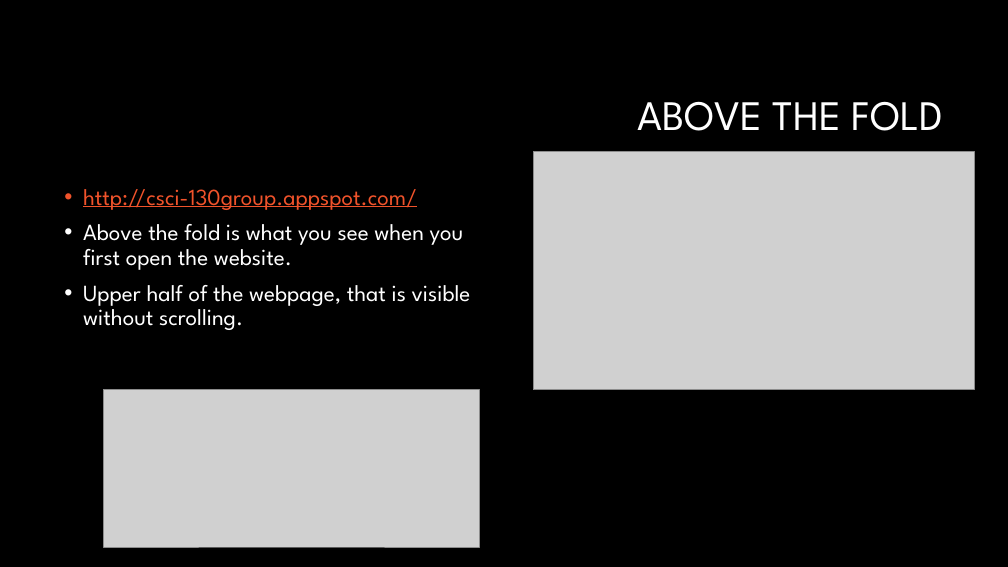
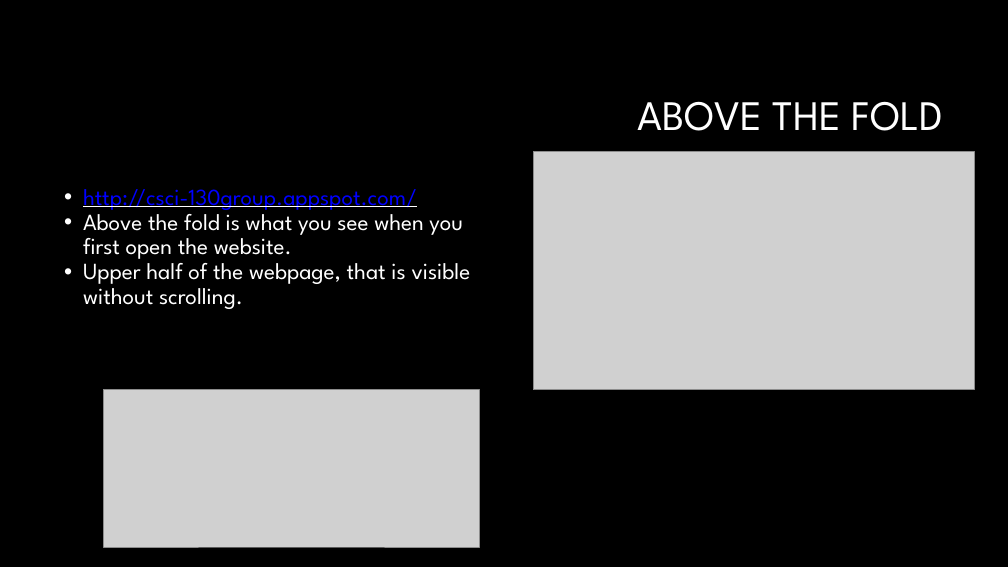
Before and after one commit to anahi2011/csci130project, a slide deck: slide 2 of pres_with_code_snippets.pptx. Drawn at 1008x567 pixels with LibreOffice and Linux fonts; fonts in the diff are those of the drawing; grey boxes stand for pictures; background and template pictures are left out. Boxes give left, top, right and bottom in pixels: in the first picture for what was removed or moved away, otherwise in the second. Text is boxed around its words. In the diff, an @@ line names an element or a change of style, - is before the commit and + after.

```diff
--- a/pres_with_code_snippets.pptx
+++ b/pres_with_code_snippets.pptx
@@ text "http://csci-130group.appspot.com/" at bbox=[83, 189, 471, 309]: text colour #F0532B to #0000FF in "http://csci-130group.appspot.com/"; less space between paragraphs @@
```
Also in this commit, not shown: 4 other slides changed, 1 slide removed.
